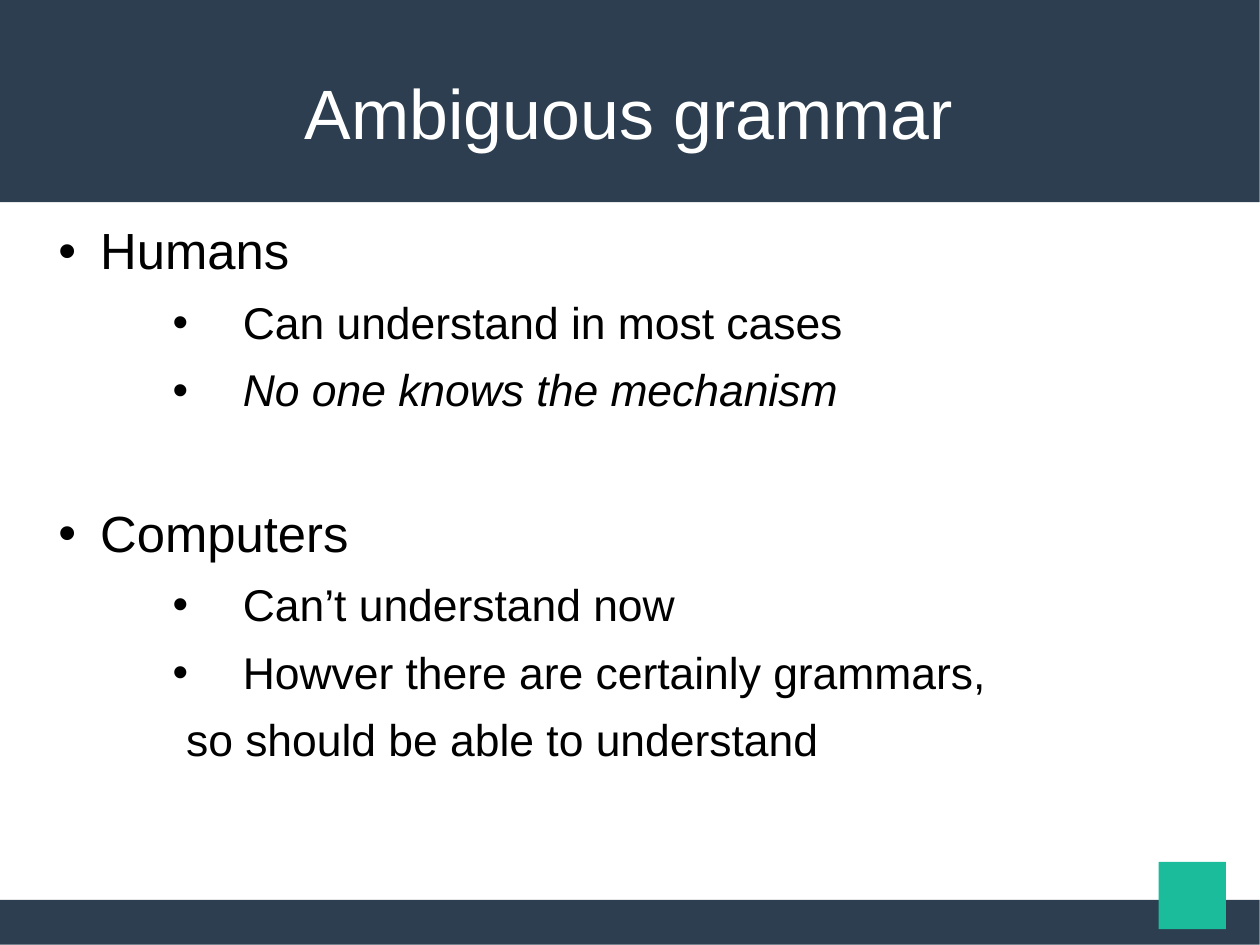
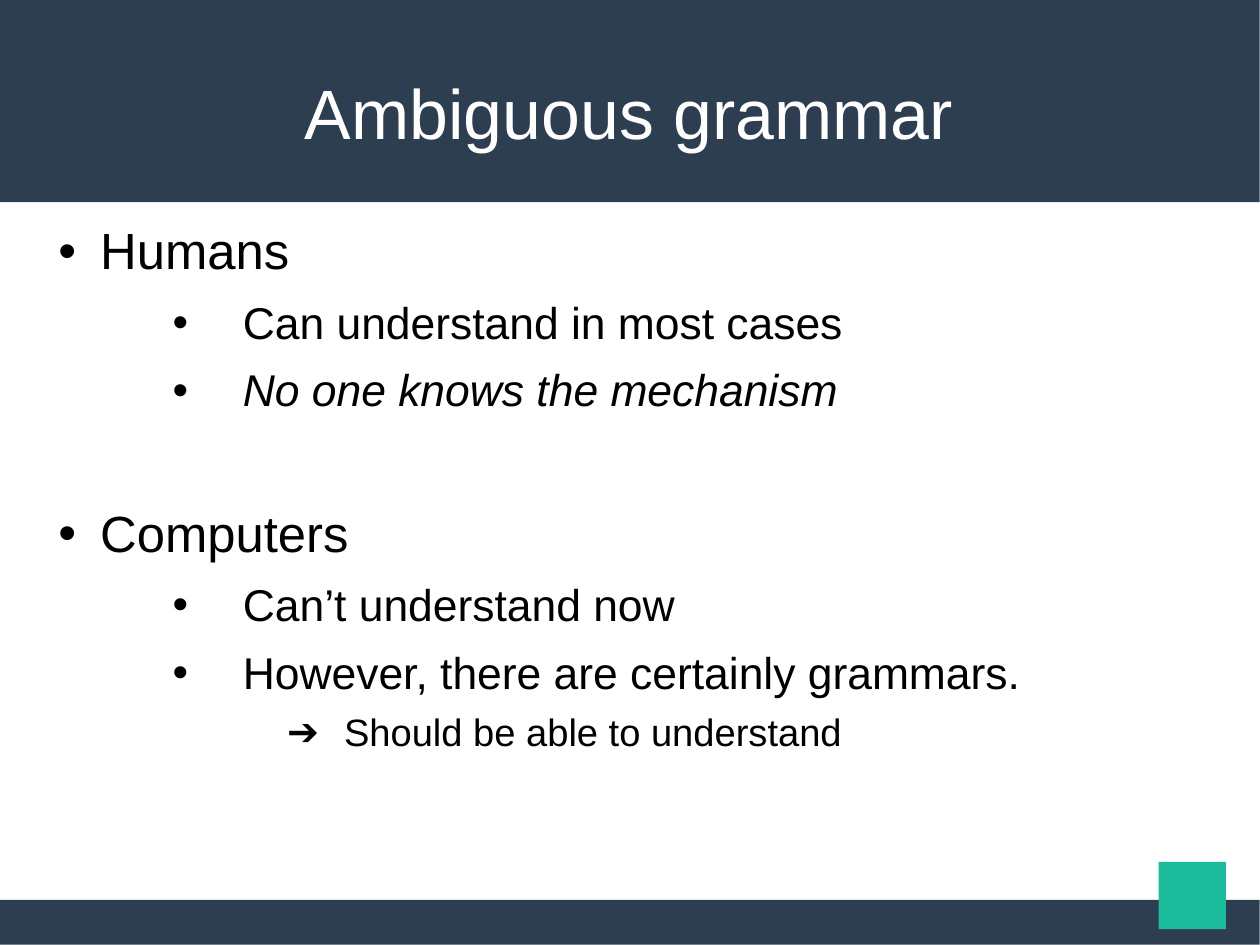
Before and after one commit to maekawatoshiki/neural-machine-translation-demo, a slide deck: slide 7 of NY_slide.ppt. Drawn at 1260x945 pixels with LibreOffice and Linux fonts; fonts in the diff are those of the drawing. Boxes give left, top, right and bottom in pixels: in the first picture for what was removed or moved away, otherwise in the second. Text is boxed around its words. In the diff, an @@ line names an element or a change of style, - is before the commit and + after.

```diff
--- a/NY_slide.ppt
+++ b/NY_slide.ppt
@@ text at <box>243,656,1020,747</box>: text changed @@
-  • Howver there are certainly grammars,
-  so should be able to understand
+  • However, there are certainly grammars.
+    ➔ Should be able to understand
```
